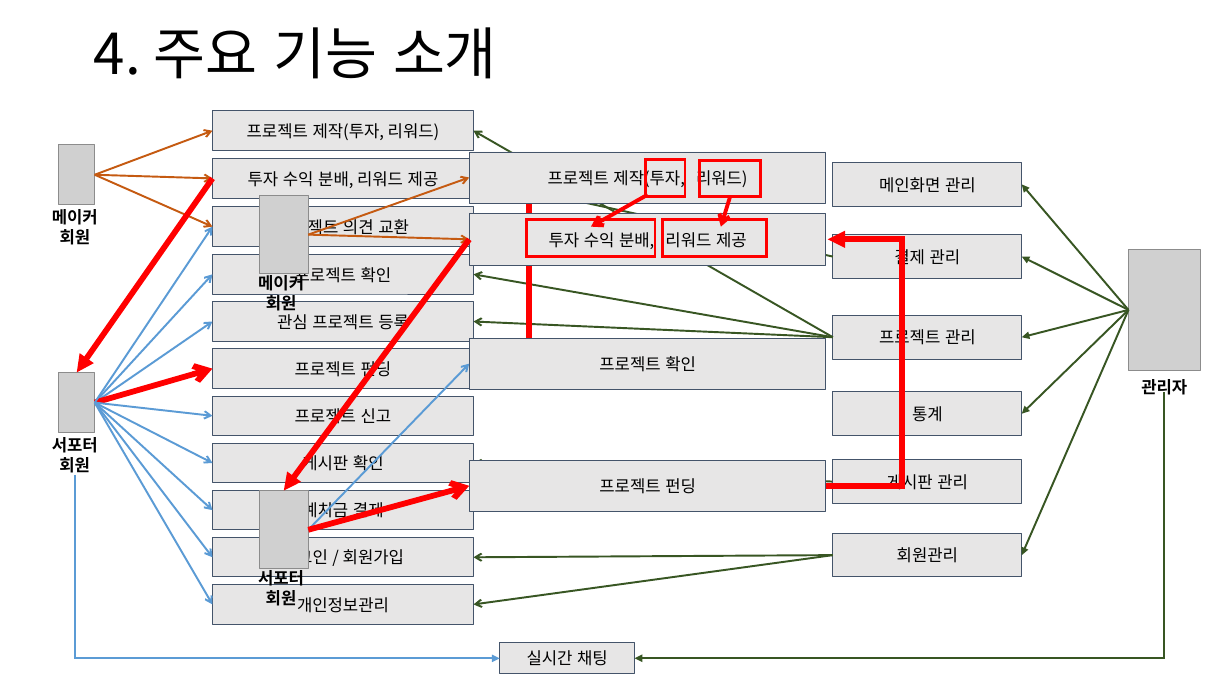
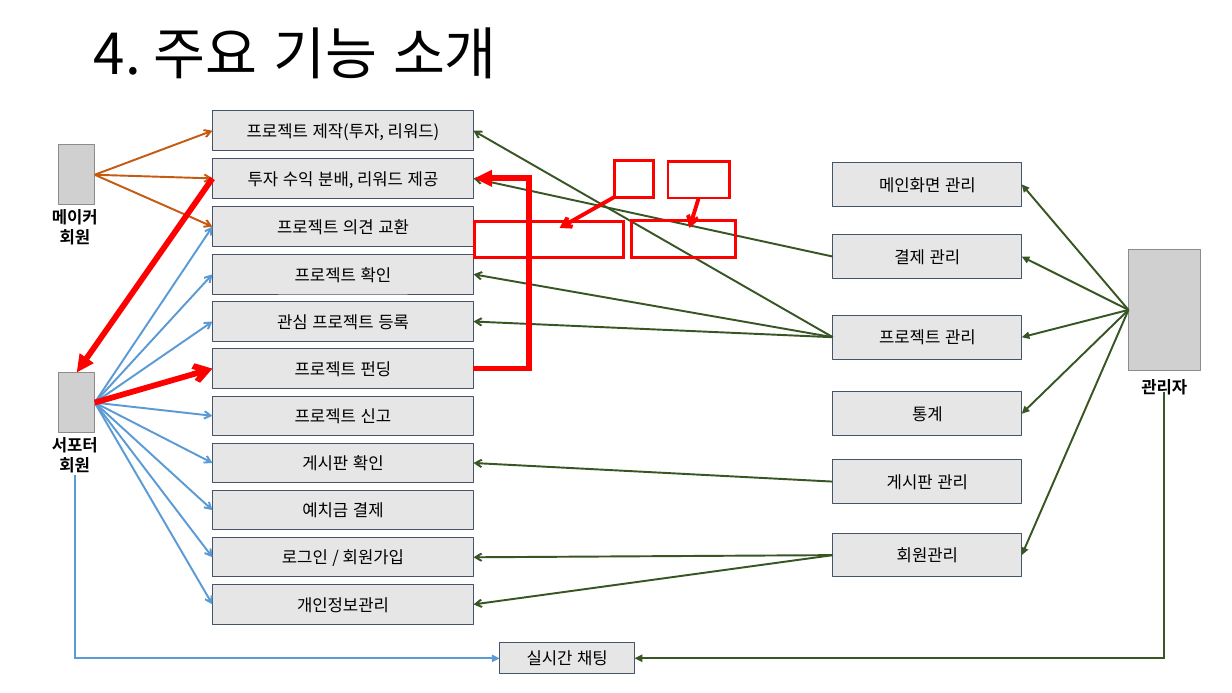
Before and after one commit to ezenteam2/EzenCrowdFunding, a slide deck: slide 9 of project03 - 발표1.pptx. Drawn at 1232x693 pixels with LibreOffice and Linux fonts; fonts in the diff are those of the drawing; grey boxes stand for pictures; background and template pictures are left out. Boxes give left, top, right and bottom in pixels: in the first picture for what was removed or moved away, otherwise in the second. Text is boxed around its words. In the diff, an @@ line names an element or a change of style, - is before the commit and + after.

```diff
--- a/project03 - 발표1.pptx
+++ b/project03 - 발표1.pptx
@@ 3 rectangles, 2 arrows: place and size @@
-3 rectangles, 2 arrows at [592,160,767,257]
+3 rectangles, 2 arrows at [560,161,736,258]
@@ group removed at [258,152,903,606]: 5 arrows, 4 rectangles, 2 pictures, 2 texts, 1 elbow arrow @@
-메이커
-회원
-프로젝트 확인
-프로젝트 펀딩
-프로젝트 제작(투자, 리워드)
-투자 수익 분배, 리워드 제공
-서포터
-회원
@@ rectangle: place and size @@
-rectangle at [527,220,655,257]
+rectangle at [475,221,624,258]
```
